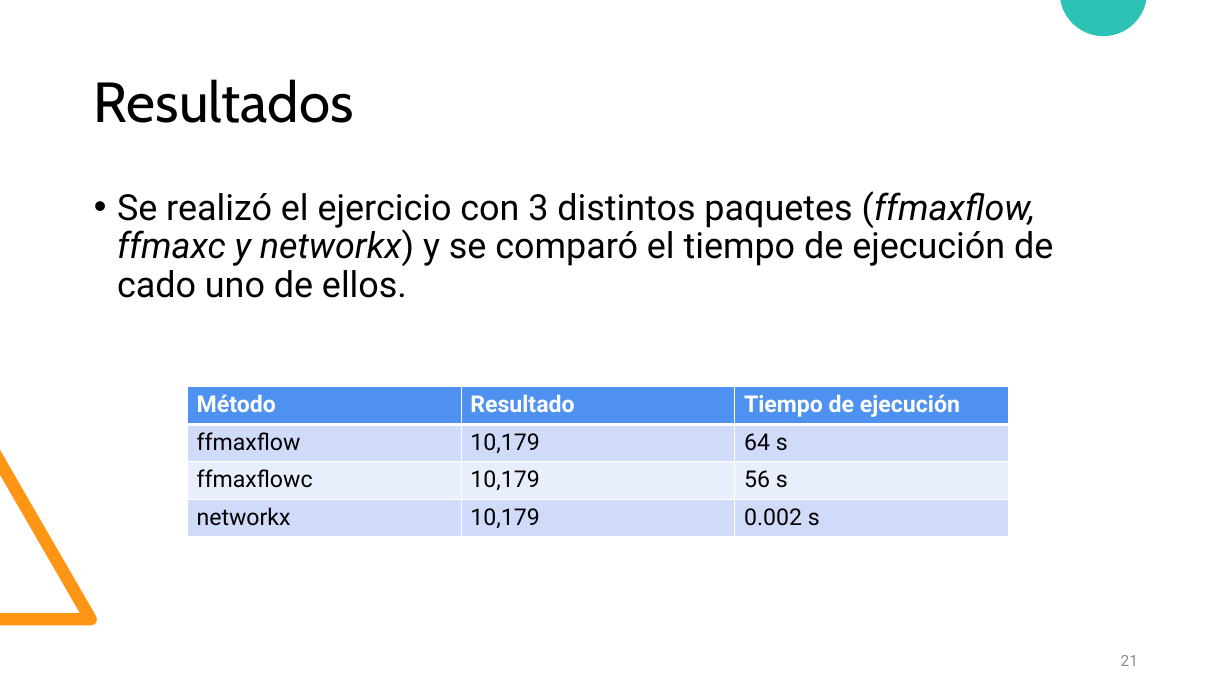
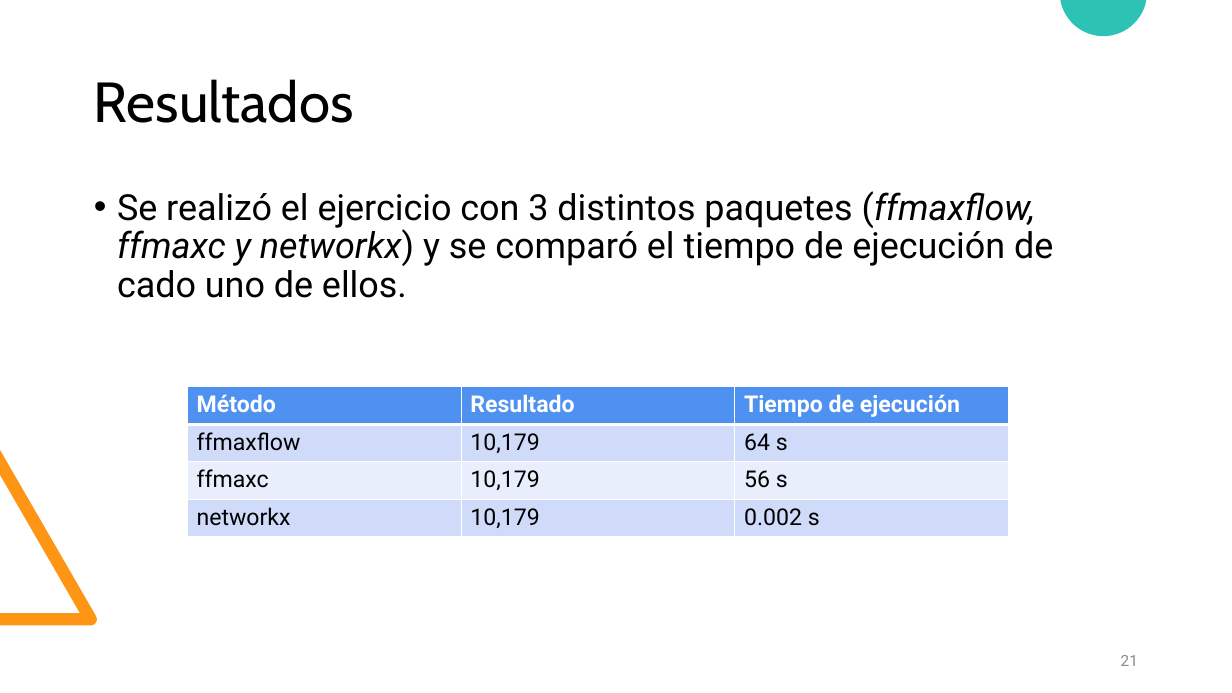
Before and after one commit to diramtz/ProyectoFinal_MaxFlow, a slide deck: slide 21 of documentos/Presentacion_ffmf.pptx. Drawn at 1232x693 pixels with LibreOffice and Linux fonts; fonts in the diff are those of the drawing. Boxes give left, top, right and bottom in pixels: in the first picture for what was removed or moved away, otherwise in the second. Text is boxed around its words. In the diff, an @@ line names an element or a change of style, - is before the commit and + after.

```diff
--- a/documentos/Presentacion_ffmf.pptx
+++ b/documentos/Presentacion_ffmf.pptx
@@ table at (188, 387, 1008, 537) @@
-row 3, column 1: ffmaxflowc
+row 3, column 1: ffmaxc
```
Also in this commit, not shown: 3 other slides changed, 1 other file.
